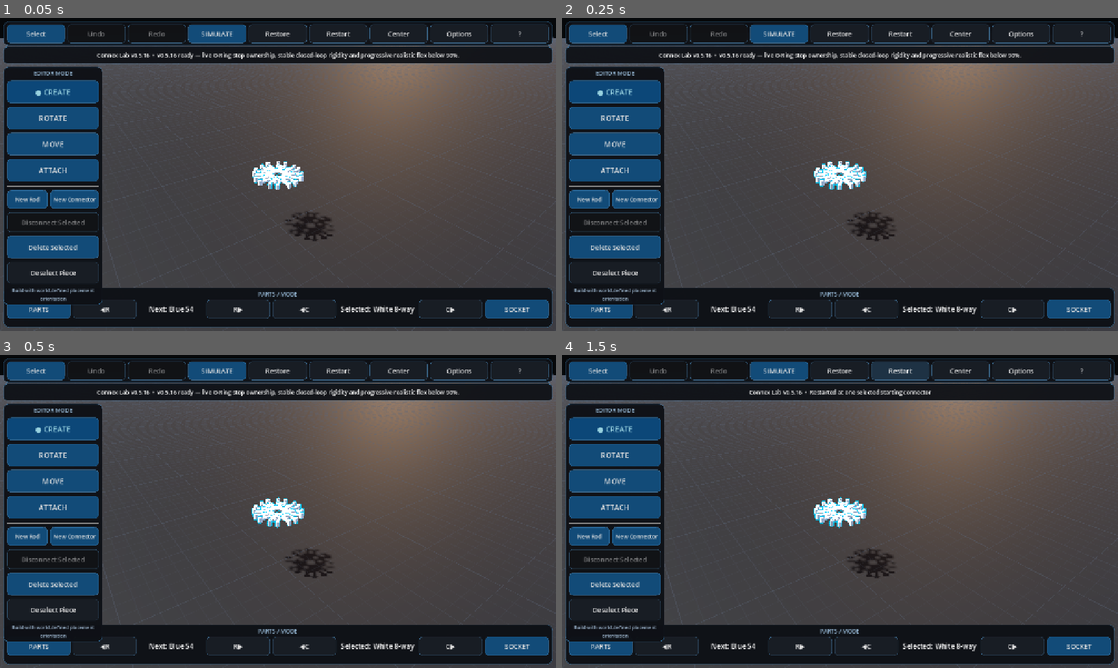
Above: before the commit, frames 1-4 (two rows, left to right).
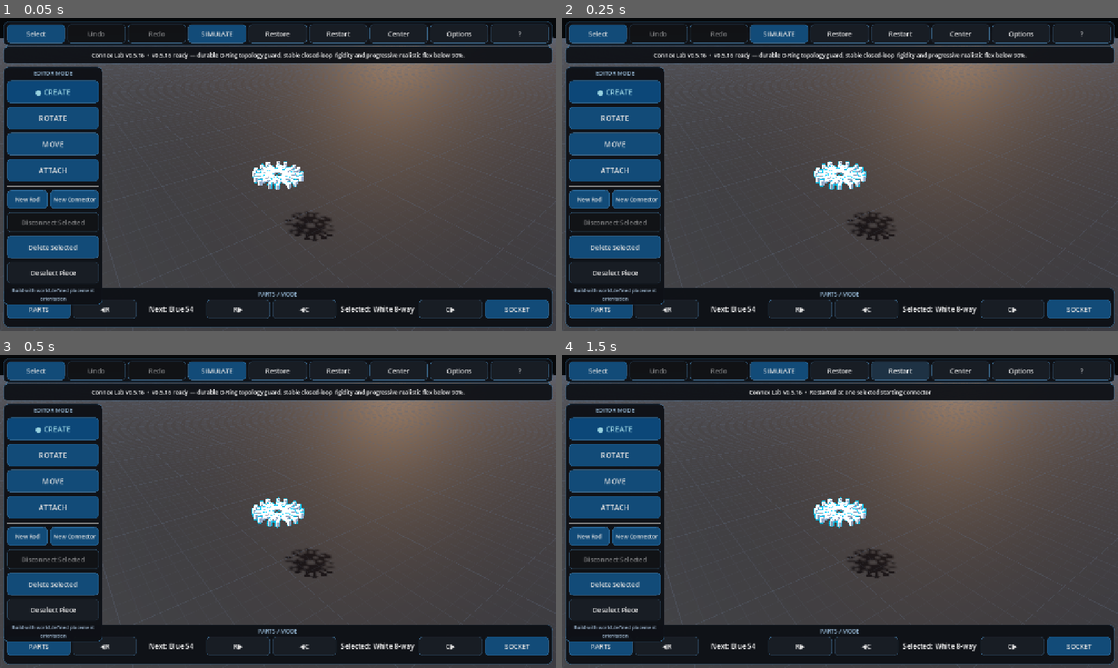
Above: after the commit, the same moments.

Repository: pixel375/connex
Game: Godot game, scene res://Main.tscn
The game is run twice, just before and just after one commit, with the same random seed, the same clock (stepped at 60 frames per second) and the same inputs.
Inputs:
- Up to frame 1 (0.05 s): no input
- Up to frame 2 (0.25 s): no input
- Up to frame 3 (0.5 s): no input
- Up to frame 4 (1.5 s): click "Restart" at 0.5 s; click "Restart" at 1.25 s

The runs differ from the first frame. In frame 1, 0.8% of the frame differs, in the area x 16-84%, y 10-14%; in frame 2, 0.8%; in frame 3, 0.8%; in frame 4, nothing differs.

Commit message:
Guard axle hub order without continuously overconstraining O-Ring segments

Diff:
--- a/scripts/main_v073.gd
+++ b/scripts/main_v073.gd
@@ -3,16 +3,18 @@
 const VERSION_073 := "0.5.16"
 const STRUCTURE_FLEX_CURVE_POWER_V073 := 1.75
 const STRUCTURE_FLEX_RIGID_THRESHOLD_V073 := 90.0
-
-var axle_stop_segment_by_uid_v073: Dictionary = {}
-var axle_stop_ownership_refreshes_v073: int = 0
+const AXLE_HUB_PASS_GUARD_SPACING_V073 := 0.62
+const AXLE_HUB_ORDER_EPS_V073 := 0.001
+
+var axle_order_groups_v073: Array = []
+var axle_order_guard_events_v073: int = 0
 
 
 func _ready() -> void:
 	super._ready()
 	if update_status_v021 != null:
 		_set_update_status_v021("Current version: v%s" % VERSION_073)
-	_status("v0.5.16 ready — live O-Ring stop ownership, stable closed-loop rigidity and progressive realistic flex below 90%.")
+	_status("v0.5.16 ready — durable O-Ring topology guard, stable closed-loop rigidity and progressive realistic flex below 90%.")
 
 
 func _status(text: String) -> void:
@@ -20,10 +22,12 @@
 		status_label.text = "Connex Lab v%s  •  %s" % [VERSION_073, text]
 
 
+# -----------------------------------------------------------------------------
+# Structure Rigidity
+# -----------------------------------------------------------------------------
+
 func _structure_flex_angle_rad_v066() -> float:
 	var rigidity: float = clampf(physics_structure_rigidity_v066, 0.0, 100.0)
-	# The visible/high-end behavior is genuinely rigid. Below 90%, compliance
-	# ramps in progressively across the construction.
 	if rigidity >= STRUCTURE_FLEX_RIGID_THRESHOLD_V073:
 		return 0.0
 	var flexible01: float = 1.0 - rigidity / STRUCTURE_FLEX_RIGID_THRESHOLD_V073
@@ -36,9 +40,9 @@
 
 
 func _cycle_solver_relief_rad_v073() -> float:
-	# Closed rigid loops are over-constrained. v0.5.11 solved their delayed Jolt
-	# energy buildup by giving only the redundant cycle-closing edge a tiny angular
-	# allowance. Preserve that proven relief when the user-facing high end is 0°.
+	# A completely welded redundant edge makes a closed graph numerically
+	# over-constrained in Jolt. Preserve the proven v0.5.11 micro-relief only on
+	# that redundant edge while normal high-rigidity joints stay exactly rigid.
 	var rigidity01: float = clampf(physics_structure_rigidity_v066 / 100.0, 0.0, 1.0)
 	var loose01: float = pow(1.0 - rigidity01, 1.35)
 	var degrees: float = lerpf(STRUCTURE_FLEX_MIN_DEG_V066, STRUCTURE_FLEX_MAX_DEG_V066, loose01)
@@ -58,9 +62,8 @@
 		var joint := record.get("joint") as Generic6DOFJoint3D
 		if not is_instance_valid(joint):
 			continue
-		var applied_flex: float = global_flex
-		if high_end and bool(joint.get_meta("sim_soft_socket_cycle_v064", false)):
-			applied_flex = cycle_relief
+		var is_cycle: bool = bool(joint.get_meta("sim_soft_socket_cycle_v064", false))
+		var applied_flex: float = cycle_relief if high_end and is_cycle else global_flex
 		for axis_name in ["x", "y", "z"]:
 			joint.set("angular_limit_%s/enabled" % axis_name, true)
 			joint.set("angular_limit_%s/lower_angle" % axis_name, -applied_flex)
@@ -68,20 +71,30 @@
 		joint.set_meta("sim_rigidity_all_v072", true)
 		joint.set_meta("sim_structure_rigidity_v066", physics_structure_rigidity_v066)
 		joint.set_meta("sim_structure_flex_rad_v066", applied_flex)
-		joint.set_meta("sim_cycle_relief_v073", high_end and bool(joint.get_meta("sim_soft_socket_cycle_v064", false)))
+		joint.set_meta("sim_cycle_relief_v073", high_end and is_cycle)
 		count += 1
 	return count
 
 
-# O-Ring boundaries belong to rod segments, not permanently to the connector
-# that happened to be nearest when SIMULATE started. Keep each AXLE's original
-# O-Ring segment so a hub can never change sides by crossing a ring, but refresh
-# which hub is currently the lower/upper boundary owner inside that segment.
-# Interior hubs remain ordinary physical hubs and stack by normal collision.
+# -----------------------------------------------------------------------------
+# Durable O-Ring stops without artificial per-hub floors
+#
+# Keep the stable nearest-hub ownership used by v0.5.15: only the lowest hub in
+# an O-Ring segment owns its lower boundary and only the highest owns its upper
+# boundary. Interior hubs stack through normal connector collision.
+#
+# The missing case from larger device builds was tunnelling: an interior hub can
+# pass completely through the current boundary owner in one physics step and is
+# then free to continue through the O-Ring. Record the original hub order and
+# prevent only an actual/predicted order reversal. This is a topological safety
+# guard, not a continuously active hidden joint, so it does not fight normal hub
+# collisions or force several connected assemblies onto artificial coordinates.
+# -----------------------------------------------------------------------------
+
 func _build_axle_stop_ranges_v070() -> void:
 	axle_stop_ranges_v070.clear()
-	if axle_stop_segment_by_uid_v073.is_empty():
-		_rebuild_connection_graph_v020()
+	axle_order_groups_v073.clear()
+	_rebuild_connection_graph_v020()
 	var groups: Dictionary = {}
 
 	for record_value in connections_v020:
@@ -98,7 +111,7 @@
 		axles.append({
 			"connector": connector,
 			"uid": int(record.get("uid", -1)),
-			"along": _rod_local_along_v070(connector, rod),
+			"initial": _rod_local_along_v070(connector, rod),
 		})
 		group["axles"] = axles
 		groups[key] = group
@@ -128,17 +141,11 @@
 		var by_segment: Dictionary = {}
 		for axle_value in group.get("axles", []) as Array:
 			var axle := axle_value as Dictionary
-			var uid: int = int(axle.get("uid", -1))
-			var current_along: float = float(axle.get("along", 0.0))
-			var segment: int
-			if axle_stop_segment_by_uid_v073.has(uid):
-				segment = clampi(int(axle_stop_segment_by_uid_v073[uid]), 0, rings.size())
-			else:
-				segment = 0
-				for ring_value in rings:
-					if float(ring_value) < current_along:
-						segment += 1
-				axle_stop_segment_by_uid_v073[uid] = segment
+			var initial: float = float(axle.get("initial", 0.0))
+			var segment := 0
+			for ring_value in rings:
+				if float(ring_value) < initial:
+					segment += 1
 			var segment_axles: Array = by_segment.get(segment, []) as Array
 			segment_axles.append(axle)
 			by_segment[segment] = segment_axles
@@ -147,24 +154,20 @@
 		for segment_value in by_segment.keys():
 			var segment: int = int(segment_value)
 			var segment_axles: Array = by_segment[segment] as Array
-			segment_axles.sort_custom(func(a: Dictionary, b: Dictionary) -> bool: return float(a.get("along", 0.0)) < float(b.get("along", 0.0)))
+			segment_axles.sort_custom(func(a: Dictionary, b: Dictionary) -> bool: return float(a.get("initial", 0.0)) < float(b.get("initial", 0.0)))
 			if segment_axles.is_empty():
 				continue
-
 			var lower_boundary: float = -rod_half + AXLE_CONNECTOR_HALF_V070
 			var upper_boundary: float = rod_half - AXLE_CONNECTOR_HALF_V070
 			if segment > 0:
 				lower_boundary = float(rings[segment - 1]) + O_RING_AXLE_CLEARANCE_V070
 			if segment < rings.size():
 				upper_boundary = float(rings[segment]) - O_RING_AXLE_CLEARANCE_V070
-			if lower_boundary > upper_boundary:
-				var midpoint: float = (lower_boundary + upper_boundary) * 0.5
-				lower_boundary = midpoint
-				upper_boundary = midpoint
-
+
+			var ordered_guards: Array = []
 			for i in range(segment_axles.size()):
 				var axle := segment_axles[i] as Dictionary
-				axle_stop_ranges_v070.append({
+				var stop := {
 					"connector": axle.get("connector"),
 					"rod": rod,
 					"uid": int(axle.get("uid", -1)),
@@ -174,30 +177,129 @@
 					"segment": segment,
 					"segment_index": i,
 					"segment_size": segment_axles.size(),
-					"dynamic_owner_v073": true,
+				}
+				axle_stop_ranges_v070.append(stop)
+				ordered_guards.append({
+					"connector": axle.get("connector"),
+					"rod": rod,
+					"uid": int(axle.get("uid", -1)),
 				})
-	axle_stop_ownership_refreshes_v073 += 1
+			if ordered_guards.size() > 1:
+				axle_order_groups_v073.append({
+					"rod": rod,
+					"hubs": ordered_guards,
+					"segment": segment,
+					"lower": lower_boundary,
+					"upper": upper_boundary,
+				})
+
+
+func _hub_guard_axial_speed_v073(guard: Dictionary, axis: Vector3, rod: RigidBody3D) -> float:
+	var connector := guard.get("connector") as RigidBody3D
+	if not is_instance_valid(connector) or not is_instance_valid(rod):
+		return 0.0
+	return (connector.linear_velocity - rod.linear_velocity).dot(axis)
+
+
+func _guard_component_contains_v073(guard: Dictionary, body: RigidBody3D) -> bool:
+	if not is_instance_valid(body):
+		return false
+	for value in _stop_component_v071(guard):
+		var member := value as RigidBody3D
+		if is_instance_valid(member) and member == body:
+			return true
+	return false
+
+
+func _predict_axle_order_v073(delta: float) -> void:
+	if not simulating or delta <= 0.000001:
+		return
+	for group_value in axle_order_groups_v073:
+		var group := group_value as Dictionary
+		var rod := group.get("rod") as RigidBody3D
+		if not is_instance_valid(rod):
+			continue
+		var axis: Vector3 = _rod_axis_v020(rod).normalized()
+		var hubs: Array = group.get("hubs", []) as Array
+		for i in range(hubs.size() - 1):
+			var low := hubs[i] as Dictionary
+			var high := hubs[i + 1] as Dictionary
+			var low_body := low.get("connector") as RigidBody3D
+			var high_body := high.get("connector") as RigidBody3D
+			if not is_instance_valid(low_body) or not is_instance_valid(high_body):
+				continue
+			if _guard_component_contains_v073(low, high_body) or _guard_component_contains_v073(high, low_body):
+				continue
+			var low_along: float = _rod_local_along_v070(low_body, rod)
+			var high_along: float = _rod_local_along_v070(high_body, rod)
+			var gap: float = high_along - low_along
+			var low_speed: float = _hub_guard_axial_speed_v073(low, axis, rod)
+			var high_speed: float = _hub_guard_axial_speed_v073(high, axis, rod)
+			var relative: float = high_speed - low_speed
+			if relative < 0.0 and gap > AXLE_HUB_ORDER_EPS_V073 and gap + relative * delta <= AXLE_HUB_ORDER_EPS_V073:
+				# Match the two axial velocities for this step. Physical connector
+				# collision remains responsible for the actual contact/stacking.
+				_shift_component_velocity_v071(high, axis * -relative)
+				axle_order_guard_events_v073 += 1
+
+
+func _correct_axle_order_v073() -> void:
+	if not simulating:
+		return
+	for group_value in axle_order_groups_v073:
+		var group := group_value as Dictionary
+		var rod := group.get("rod") as RigidBody3D
+		if not is_instance_valid(rod):
+			continue
+		var axis: Vector3 = _rod_axis_v020(rod).normalized()
+		var upper_boundary: float = float(group.get("upper", INF))
+		var hubs: Array = group.get("hubs", []) as Array
+		for i in range(hubs.size() - 1):
+			var low := hubs[i] as Dictionary
+			var high := hubs[i + 1] as Dictionary
+			var low_body := low.get("connector") as RigidBody3D
+			var high_body := high.get("connector") as RigidBody3D
+			if not is_instance_valid(low_body) or not is_instance_valid(high_body):
+				continue
+			if _guard_component_contains_v073(low, high_body) or _guard_component_contains_v073(high, low_body):
+				continue
+			var low_along: float = _rod_local_along_v070(low_body, rod)
+			var high_along: float = _rod_local_along_v070(high_body, rod)
+			if high_along >= low_along - AXLE_HUB_ORDER_EPS_V073:
+				continue
+			# A center-order reversal means collision tunnelling already occurred.
+			# Restore the upper hub just beyond physical overlap and match the lower
+			# hub's axial speed. This path should be rare; unlike ranked floors it is
+			# completely inactive during ordinary contact.
+			var target: float = low_along + AXLE_HUB_PASS_GUARD_SPACING_V073
+			if upper_boundary < INF:
+				target = minf(target, upper_boundary)
+			if target <= low_along:
+				target = low_along + AXLE_HUB_ORDER_EPS_V073
+			_shift_stop_component_v071(high, axis * (target - high_along))
+			var low_speed: float = _hub_guard_axial_speed_v073(low, axis, rod)
+			var high_speed: float = _hub_guard_axial_speed_v073(high, axis, rod)
+			_shift_component_velocity_v071(high, axis * (low_speed - high_speed))
+			axle_order_guard_events_v073 += 1
+
+
+func _predict_axle_stops_v071(delta: float) -> void:
+	super._predict_axle_stops_v071(delta)
+	_predict_axle_order_v073(delta)
+
+
+func _correct_axle_stop_positions_v071() -> void:
+	super._correct_axle_stop_positions_v071()
+	_correct_axle_order_v073()
 
 
 func _prepare_stable_simulation_graph() -> void:
-	axle_stop_segment_by_uid_v073.clear()
-	axle_stop_ownership_refreshes_v073 = 0
+	axle_order_groups_v073.clear()
+	axle_order_guard_events_v073 = 0
 	super._prepare_stable_simulation_graph()
 
 
-func _predict_axle_stops_v071(delta: float) -> void:
-	if simulating:
-		_build_axle_stop_ranges_v070()
-	super._predict_axle_stops_v071(delta)
-
-
-func _correct_axle_stop_positions_v071() -> void:
-	if simulating:
-		_build_axle_stop_ranges_v070()
-	super._correct_axle_stop_positions_v071()
-
-
 func _restore_o_ring_followers_v068(restore_build_pose: bool = true) -> void:
-	axle_stop_segment_by_uid_v073.clear()
-	axle_stop_ownership_refreshes_v073 = 0
+	axle_order_groups_v073.clear()
+	axle_order_guard_events_v073 = 0
 	super._restore_o_ring_followers_v068(restore_build_pose)
